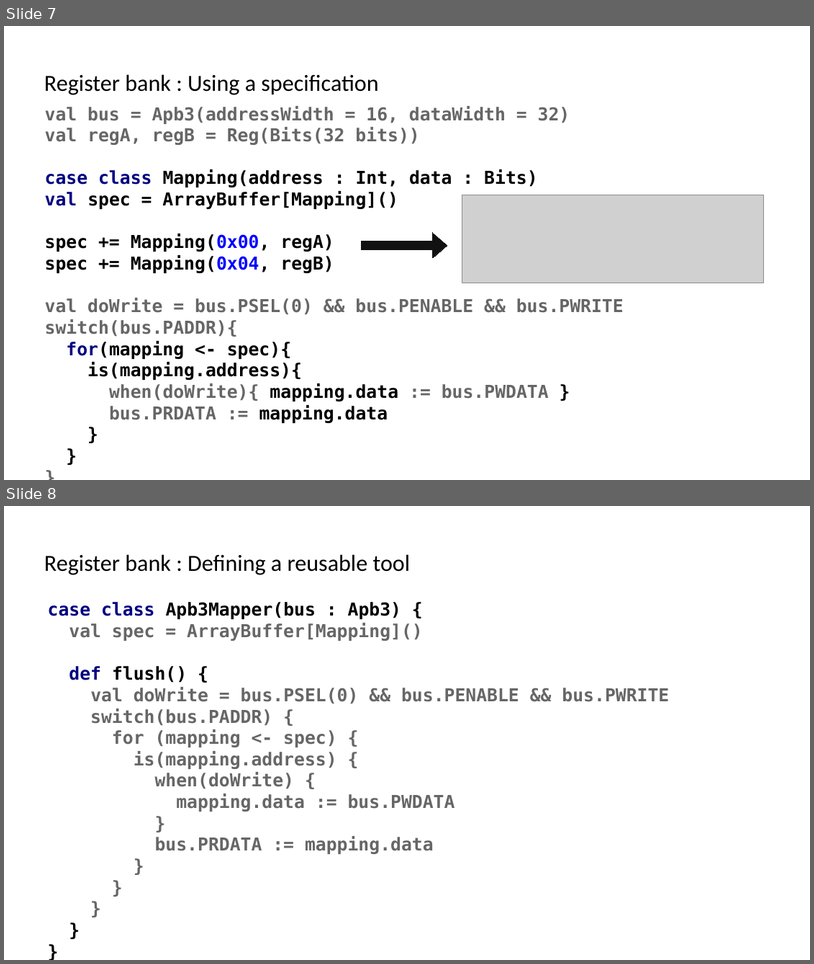
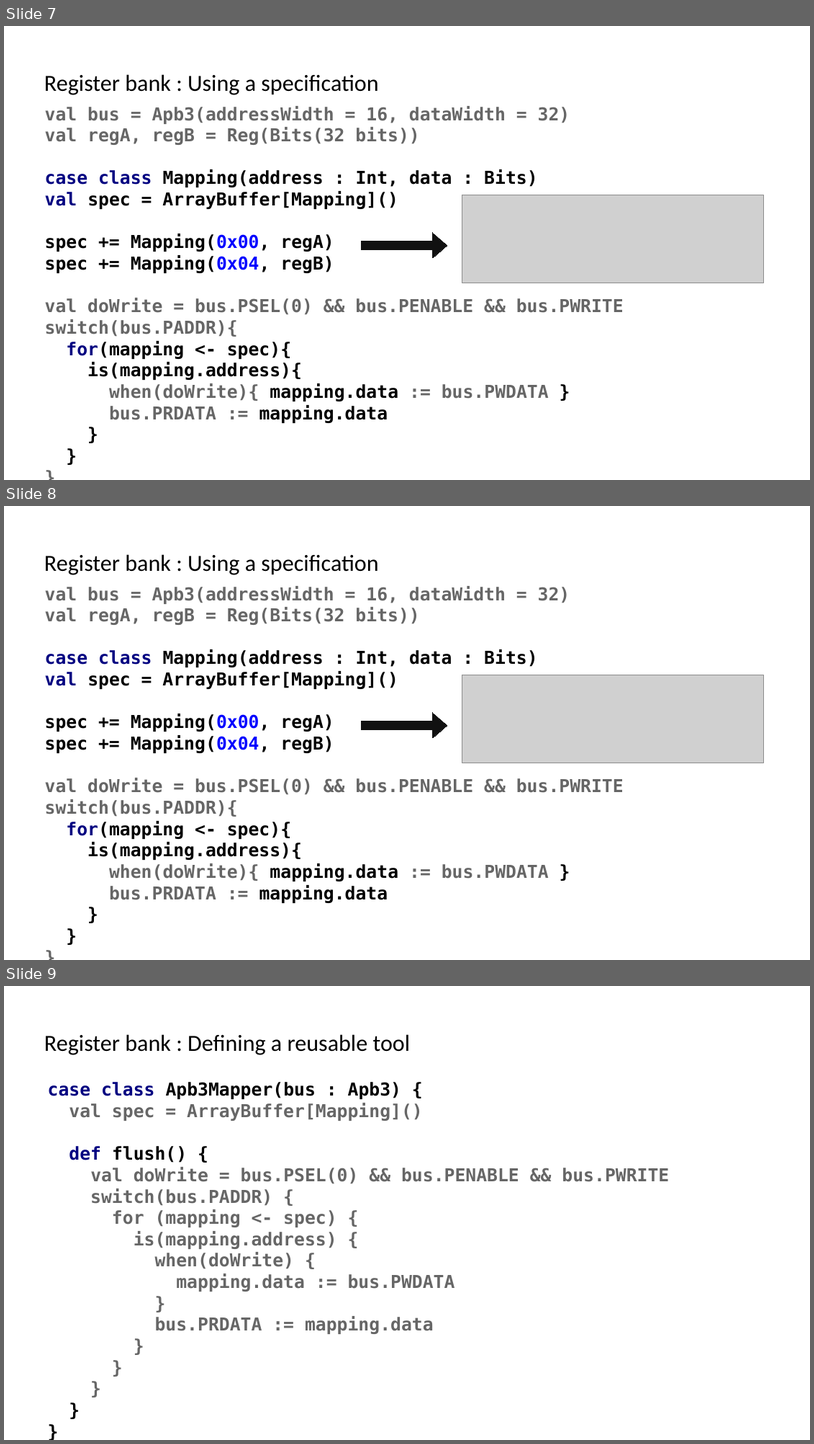
Before and after one commit to SpinalHDL/SpinalDoc, a slide deck: presentation/en/wosh_2019.odp. Shown one above the other, each under a label of ours: slides 7 and 8 before the commit, slides 7, 8 and 9 after it. The pictures are 814x964 and 814x1444 pixels, drawn with LibreOffice and Linux fonts; fonts in the diff are those of the drawing; grey boxes stand for pictures. Boxes give left, top, right and bottom in pixels: in the first picture for what was removed or moved away, otherwise in the second. Text is boxed around its words. In the diff, an @@ line names an element or a change of style, - is before the commit and + after.

```diff
--- a/presentation/en/wosh_2019.odp
+++ b/presentation/en/wosh_2019.odp
@@ slide 8 added at box(4, 506, 810, 960), background #FFFFFF @@
@@ title added at box(44, 554, 378, 575), 26 pt, text #000000 @@
+Register bank : Using a specification
@@ text added at box(45, 586, 624, 903), 20 pt, text #666666, bold @@
+val bus = Apb3(addressWidth = 16, dataWidth = 32)
+val regA, regB = Reg(Bits(32 bits))
+case class Mapping(address : Int, data : Bits)
+val spec = ArrayBuffer[Mapping]()
+spec += Mapping(0x00, regA)
+spec += Mapping(0x04, regB)
+val doWrite = bus.PSEL(0) && bus.PENABLE && bus.PWRITE
+switch(bus.PADDR){
+for(mapping <- spec){
+is(mapping.address){
+when(doWrite){ mapping.data := bus.PWDATA }
+bus.PRDATA := mapping.data
+}
+}
+}
@@ picture added at box(463, 674, 764, 762) @@
@@ right arrow added at box(362, 713, 448, 738), fill #111111, outline #111111 0 pt @@
@@ what was slide 8 is now slide 9 @@
```
Also in this commit, not shown: 2 slides changed.
